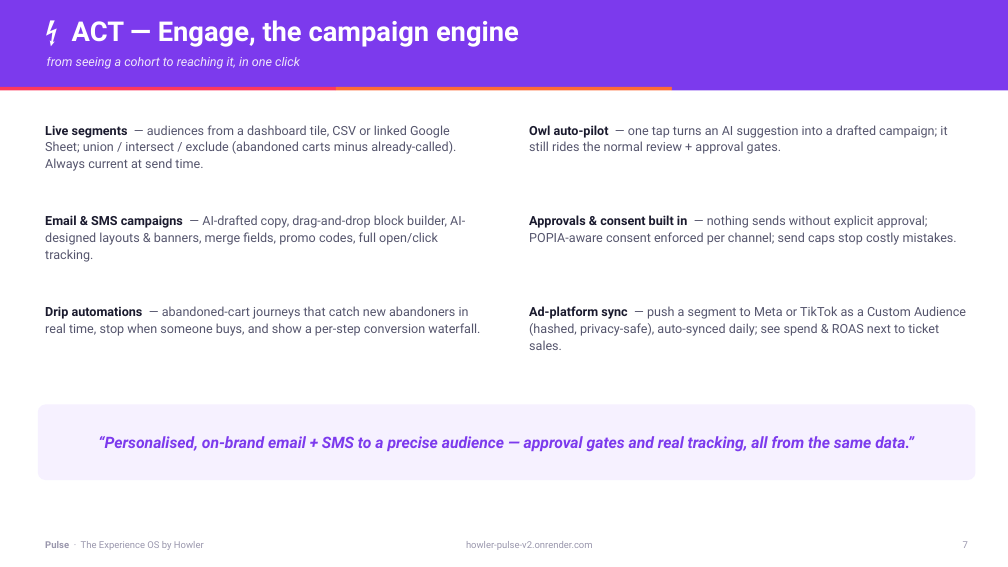
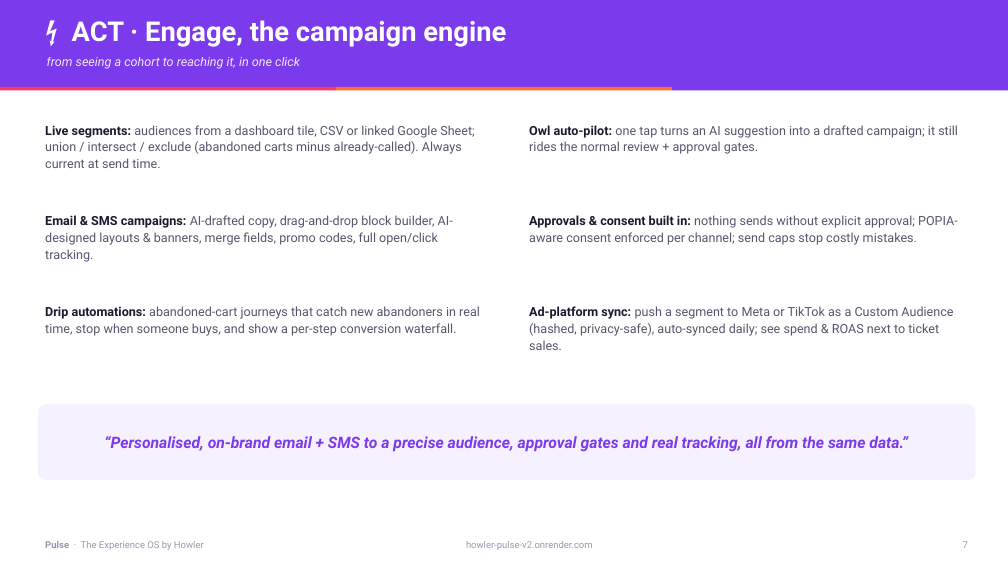
Before and after one commit to Shai-Xai/Shai-looker2, a slide deck: slide 7 of docs/sales-collateral/Pulse-Sales-Deck.pptx. Drawn at 1008x567 pixels with LibreOffice and Linux fonts; fonts in the diff are those of the drawing. Boxes give left, top, right and bottom in pixels: in the first picture for what was removed or moved away, otherwise in the second. Text is boxed around its words. In the diff, an @@ line names an element or a change of style, - is before the commit and + after.

```diff
--- a/docs/sales-collateral/Pulse-Sales-Deck.pptx
+++ b/docs/sales-collateral/Pulse-Sales-Deck.pptx
@@ text at bbox=[72, 20, 506, 47]: text changed @@
-⚡ ACT — Engage, the campaign engine
+⚡ ACT · Engage, the campaign engine
@@ text at bbox=[45, 125, 475, 168]: text changed @@
-Live segments — audiences from a dashboard tile, CSV or linked Google Sheet; union / intersect / exclude (abandoned carts minus already-called). Always current at send time.
+Live segments: audiences from a dashboard tile, CSV or linked Google Sheet; union / intersect / exclude (abandoned carts minus already-called). Always current at send time.
@@ text at bbox=[529, 125, 958, 154]: text changed @@
-Owl auto-pilot — one tap turns an AI suggestion into a drafted campaign; it still rides the normal review + approval gates.
+Owl auto-pilot: one tap turns an AI suggestion into a drafted campaign; it still rides the normal review + approval gates.
@@ text at bbox=[45, 215, 453, 262]: text changed @@
-Email & SMS campaigns — AI-drafted copy, drag-and-drop block builder, AI-designed layouts & banners, merge fields, promo codes, full open/click tracking.
+Email & SMS campaigns: AI-drafted copy, drag-and-drop block builder, AI-designed layouts & banners, merge fields, promo codes, full open/click tracking.
@@ text at bbox=[529, 215, 958, 245]: text changed @@
-Approvals & consent built in — nothing sends without explicit approval; POPIA-aware consent enforced per channel; send caps stop costly mistakes.
+Approvals & consent built in: nothing sends without explicit approval; POPIA-aware consent enforced per channel; send caps stop costly mistakes.
@@ text at bbox=[45, 306, 480, 336]: text changed @@
-Drip automations — abandoned-cart journeys that catch new abandoners in real time, stop when someone buys, and show a per-step conversion waterfall.
+Drip automations: abandoned-cart journeys that catch new abandoners in real time, stop when someone buys, and show a per-step conversion waterfall.
@@ text at bbox=[529, 306, 953, 350]: text changed @@
-Ad-platform sync — push a segment to Meta or TikTok as a Custom Audience (hashed, privacy-safe), auto-synced daily; see spend & ROAS next to ticket sales.
+Ad-platform sync: push a segment to Meta or TikTok as a Custom Audience (hashed, privacy-safe), auto-synced daily; see spend & ROAS next to ticket sales.
@@ text at bbox=[104, 436, 908, 452]: text changed @@
-“Personalised, on-brand email + SMS to a precise audience — approval gates and real tracking, all from the same data.”
+“Personalised, on-brand email + SMS to a precise audience, approval gates and real tracking, all from the same data.”
```
Also in this commit, not shown: 12 other slides changed, 3 other files.
